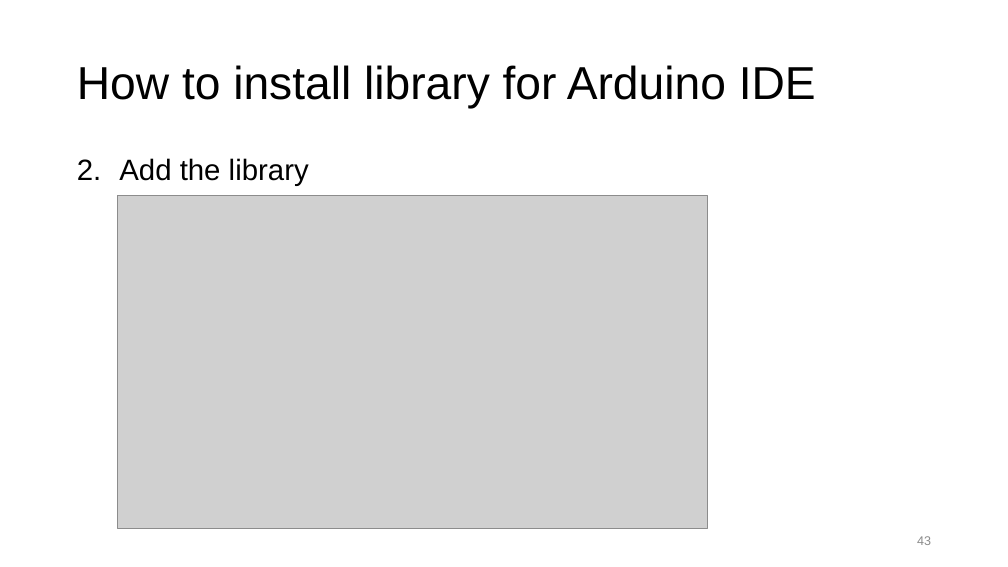
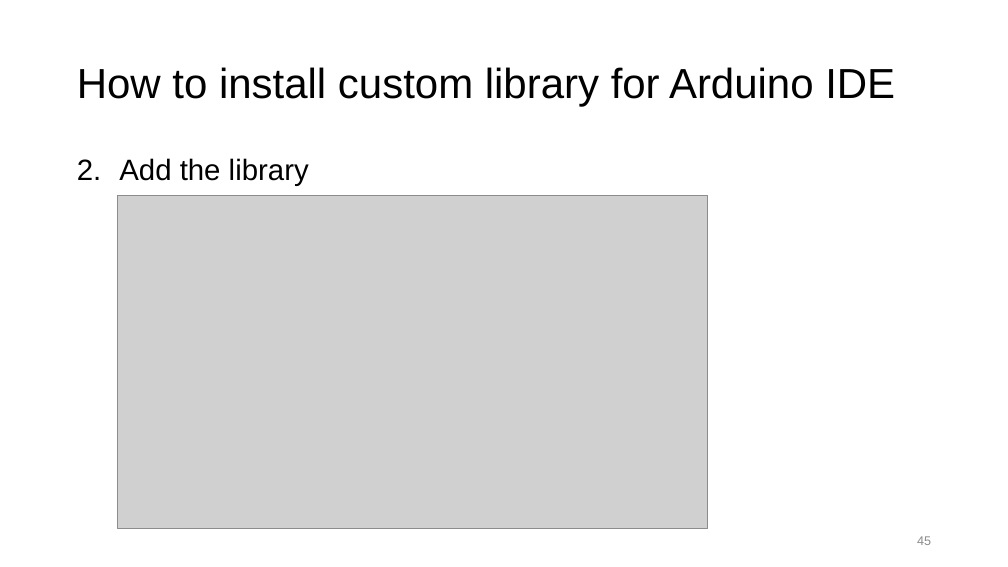
Before and after one commit to Yuki23329626/apache-docker, a slide deck: slide 45 of apache/data/hielo/ppt/LinkIt7688Duo.pptx (slide 43 before the commit). Drawn at 1008x567 pixels with LibreOffice and Linux fonts; fonts in the diff are those of the drawing; grey boxes stand for pictures. Boxes give left, top, right and bottom in pixels: in the first picture for what was removed or moved away, otherwise in the second. Text is boxed around its words. In the diff, an @@ line names an element or a change of style, - is before the commit and + after.

```diff
--- a/apache/data/hielo/ppt/LinkIt7688Duo.pptx
+++ b/apache/data/hielo/ppt/LinkIt7688Duo.pptx
@@ title at (x1=77, y1=67, x2=895, y2=107): text changed; size 44 to 40 pt @@
-How to install library for Arduino IDE
+How to install custom library for Arduino IDE
@@ page number at (x1=917, y1=536, x2=931, y2=545): text changed @@
-43
+45
```
Also in this commit, not shown: 3 other slides changed, 2 slides added, 1 other file.
